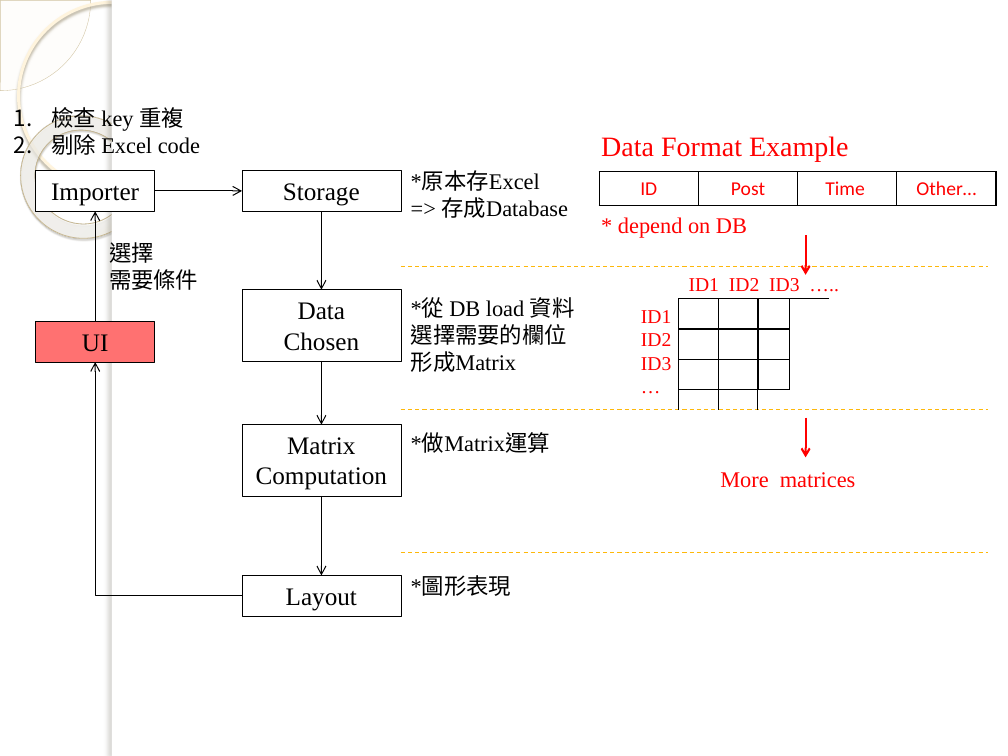
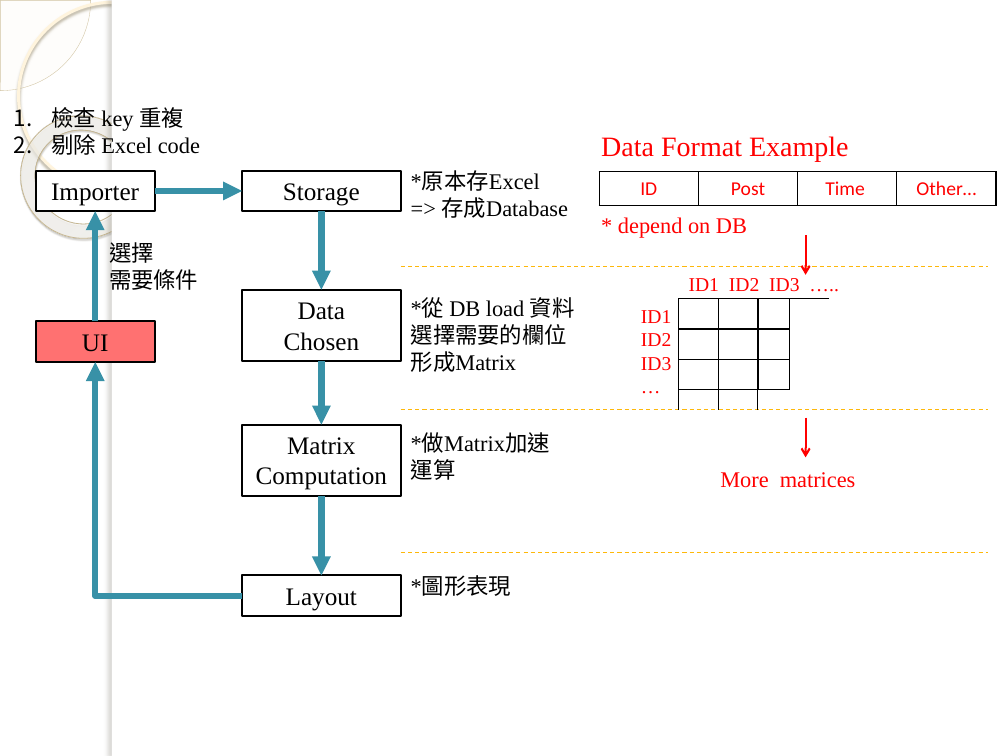
Before and after one commit to 2014-sed-team3/term-project, a slide deck: slide 2 of project/slides/NodeXL_system_architecture.pptx. Drawn at 1008x756 pixels with LibreOffice and Linux fonts; fonts in the diff are those of the drawing; background and template pictures are left out. Boxes give left, top, right and bottom in pixels: in the first picture for what was removed or moved away, otherwise in the second. Text is boxed around its words. In the diff, an @@ line names an element or a change of style, - is before the commit and + after.

```diff
--- a/project/slides/NodeXL_system_architecture.pptx
+++ b/project/slides/NodeXL_system_architecture.pptx
@@ arrow (155, 191) - (242, 191): stroke #000000 0.75 pt to #3891A7 4.5 pt; arrowheads changed @@
@@ arrow (95, 322) - (95, 212): stroke #000000 0.75 pt to #3891A7 4.5 pt; arrowheads changed @@
@@ arrow (322, 212) - (322, 289): stroke #000000 0.75 pt to #3891A7 4.5 pt; arrowheads changed @@
@@ outline #000000 0.25 pt to #000000 1.5 pt in 6 elements at (35,170,154,211), (242,170,400,211), (242,289,400,361), (242,424,400,496), (242,576,400,616), (35,322,154,362) @@
@@ elbow arrow (242, 596) - (95, 362): stroke #000000 0.75 pt to #3891A7 4.5 pt; arrowheads changed @@
@@ arrow (322, 361) - (322, 424): stroke #000000 0.75 pt to #3891A7 4.5 pt; arrowheads changed @@
@@ text at (411,434,550,453): text changed @@
-*做Matrix運算
+*做Matrix加速運算
@@ arrow (322, 496) - (322, 576): stroke #000000 0.75 pt to #3891A7 4.5 pt; arrowheads changed @@
```
Also in this commit, not shown: 3 other slides changed, 6 slides removed.
